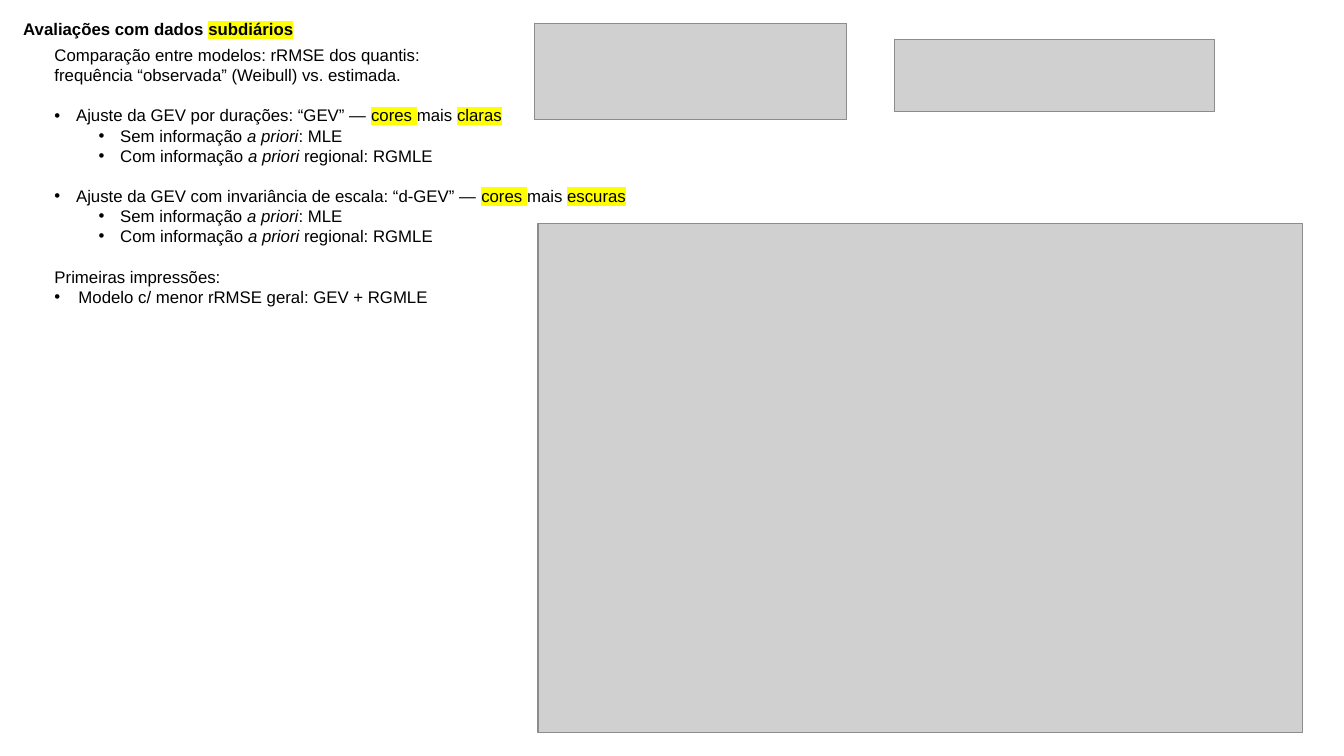
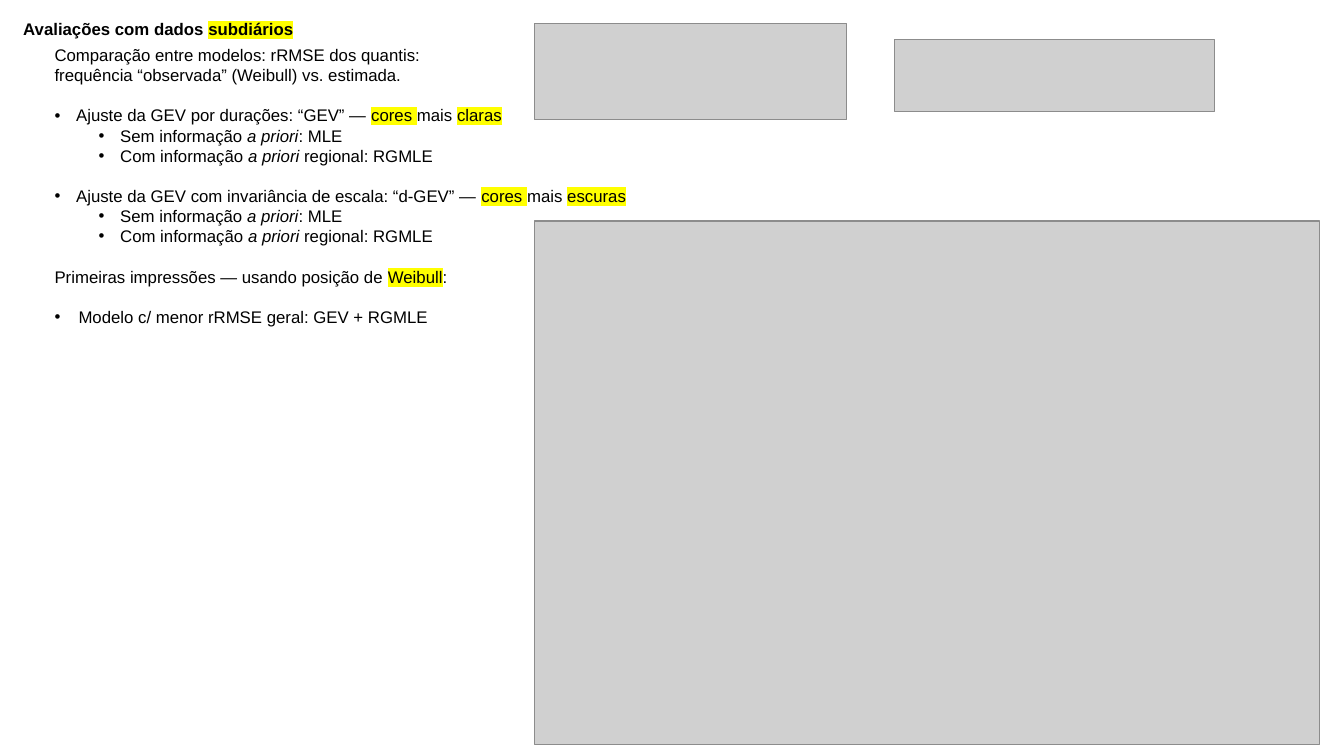
Before and after one commit to tqduval/IntensidadeMaximaRS, a slide deck: slide 25 of resultados.pptx. Drawn at 1344x756 pixels with LibreOffice and Linux fonts; fonts in the diff are those of the drawing; grey boxes stand for pictures. Boxes give left, top, right and bottom in pixels: in the first picture for what was removed or moved away, otherwise in the second. Text is boxed around its words. In the diff, an @@ line names an element or a change of style, - is before the commit and + after.

```diff
--- a/resultados.pptx
+++ b/resultados.pptx
@@ picture: place and size @@
-picture at <box>538,223,1303,733</box>
+picture at <box>534,221,1320,744</box>
@@ text at <box>55,269,447,287</box>: text changed @@
-  Primeiras impressões:
+  Primeiras impressões — usando posição de Weibull:
```
Also in this commit, not shown: 4 slides added, 28 other files.
